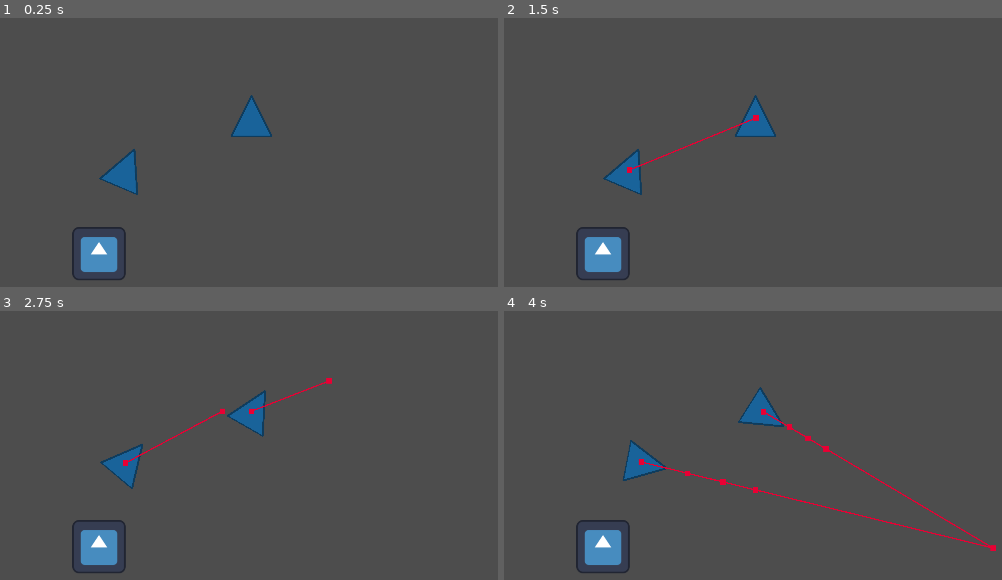
Above: before the commit, frames 1-4 (two rows, left to right).
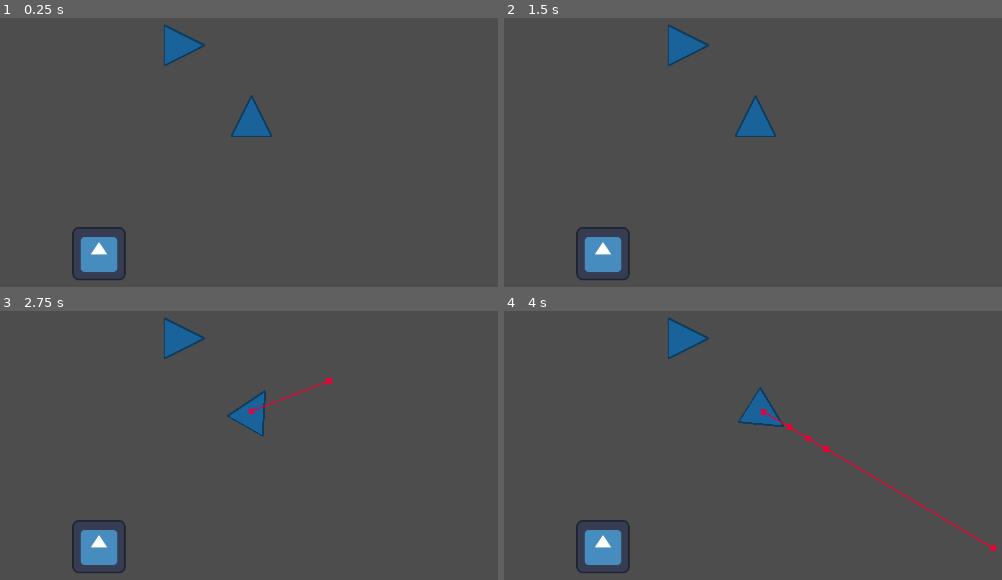
Above: after the commit, the same moments.

Repository: MendicantNinja/TheLastFleet
Game: Godot game, scene res://Scenes/GameScenes/CombatMap.tscn
Same seed, same stepped clock (60 frames per second), same inputs: the game is played once before the commit and once after it. The engine's default icon, where the game draws it, is replaced by a stand-in: a white triangle on a blue panel in a dark square.
Inputs (mouse positions are in pixels of both pictures, inside the frame that each line leads up to):
- Up to frame 1 (0.25 s): no input
- Up to frame 2 (1.5 s): tap Enter at 0.5 s; move the mouse to (628, 168) at 0.52 s; click (628, 168) at 0.67 s; tap Space at 1.25 s; move the mouse to (757, 117) at 1.27 s; click (757, 117) at 1.42 s
- Up to frame 3 (2.75 s): tap Enter at 2 s; move the mouse to (328, 380) at 2.02 s; click (328, 380) at 2.17 s
- Up to frame 4 (4 s): move the mouse to (713, 569) at 2.77 s; click (713, 569) at 2.92 s; move the mouse to (992, 547) at 3.52 s; click (992, 547) at 3.67 s

The runs differ from the first frame. In frame 1, 1.4% of the frame differs, in the area x 19-42%, y 2-66%; in frame 2, 1.5%; in frame 3, 1.5%; in frame 4, 1.8%, in the area x 23-98%, y 2-89%.
Error before the commit: Invalid access to property or key 'normal' on a base object of type 'Dictionary'. (res://Scripts/ship.gd:88)

Commit message:
need to code the last step, finding the intermediate pathing

Diff:
--- a/Scenes/GameScenes/CombatMap.tscn
+++ b/Scenes/GameScenes/CombatMap.tscn
@@ -10,11 +10,11 @@
 outlines = Array[PackedVector2Array]([PackedVector2Array(12, -3, 15, 1063, 1892, 1061, 1899, 0)])
 agent_radius = 50.0
 
+[sub_resource type="CircleShape2D" id="CircleShape2D_63ky0"]
+radius = 50.0
+
 [sub_resource type="CircleShape2D" id="CircleShape2D_mwokj"]
 radius = 80.0
-
-[sub_resource type="CircleShape2D" id="CircleShape2D_63ky0"]
-radius = 50.0
 
 [node name="Node2D" type="Node2D"]
 
@@ -46,22 +46,8 @@
 [node name="NavigationRegion2D" type="NavigationRegion2D" parent="."]
 navigation_polygon = SubResource("NavigationPolygon_ooheh")
 
-[node name="MeshInstance2D" type="MeshInstance2D" parent="NavigationRegion2D"]
-
-[node name="TestObstacle" type="StaticBody2D" parent="NavigationRegion2D"]
-position = Vector2(600, 700)
-collision_layer = 2
-collision_mask = 2
-
-[node name="TestSprite" type="Sprite2D" parent="NavigationRegion2D/TestObstacle"]
-texture = ExtResource("3_ousd4")
-
-[node name="CollisionShape2D" type="CollisionShape2D" parent="NavigationRegion2D/TestObstacle"]
-shape = SubResource("CircleShape2D_mwokj")
-
 [node name="PlayerShip" type="RigidBody2D" parent="NavigationRegion2D"]
-position = Vector2(664, 499)
-rotation = -1.16937
+position = Vector2(800, 200)
 collision_mask = 6
 input_pickable = true
 gravity_scale = 0.0
@@ -132,6 +118,19 @@
 debug_path_custom_point_size = 13.0
 debug_path_custom_line_width = 3.0
 
+[node name="MeshInstance2D" type="MeshInstance2D" parent="NavigationRegion2D"]
+
+[node name="TestObstacle" type="StaticBody2D" parent="NavigationRegion2D"]
+position = Vector2(600, 700)
+collision_layer = 2
+collision_mask = 2
+
+[node name="TestSprite" type="Sprite2D" parent="NavigationRegion2D/TestObstacle"]
+texture = ExtResource("3_ousd4")
+
+[node name="CollisionShape2D" type="CollisionShape2D" parent="NavigationRegion2D/TestObstacle"]
+shape = SubResource("CircleShape2D_mwokj")
+
 [connection signal="input_event" from="NavigationRegion2D/PlayerShip" to="NavigationRegion2D/PlayerShip" method="_on_input_event"]
 [connection signal="velocity_computed" from="NavigationRegion2D/PlayerShip/ShipNavigationAgent" to="NavigationRegion2D/PlayerShip" method="_on_ShipNavigationAgent_velocity_computed"]
 [connection signal="input_event" from="NavigationRegion2D/PlayerShip2" to="NavigationRegion2D/PlayerShip2" method="_on_input_event"]
--- a/Scripts/ship.gd
+++ b/Scripts/ship.gd
@@ -75,32 +75,36 @@
 			query = PhysicsRayQueryParameters2D.create(target_position, collider_center, 1, [self])
 			query_for_target = space_state.intersect_ray(query)
 
+	var sweep_end_vector: Vector2 = Vector2.ZERO
+	var sweep_start_vector: Vector2 = Vector2.ZERO
+	if not query_for_ship.is_empty():
+		# flip the direction of the raycast normal to make it face the collider
+		var target_direction: Vector2 = -1*query_for_target["normal"]
 
-	var valid_paths: Array = []
-	if not query_for_ship.is_empty():
+		# get the starting vectors needed for a clockwise sweep
+		sweep_end_vector = target_direction.rotated(PI/4)
+		sweep_start_vector = target_direction.rotated(-PI/4)
+
+		# find the distance from the target position to the intersection and
+		# add the nav agent radius for good measure
 		var collider_instance: Node = instance_from_id(query_for_ship["collider_id"])
 		var collider_navagent: NavigationAgent2D = collider_instance.find_child("ShipNavigationAgent")
 		if collider_navagent == null:
 			return
 		var navagent_radius: int = collider_navagent.radius
+		var intersection_position: Vector2 = query_for_ship["position"]
+		var sweep_radius: float = target_position.distance_to(intersection_position) + navagent_radius * 2
 
-		# flips the normal to face to make it face the collider
-		var target_direction: Vector2 = -1*query_for_target["normal"]
-		# get the starting vector needed for a clockwise sweep in 15 degree increments
-		var sweep_start_vector: Vector2 = target_direction.rotated(-PI/4)
-		# get where the intersection occurs on the other side of the radius
-		var intersection_position: Vector2 = query_for_ship["position"]
-		# find the distance from the target_position to the intersection and add the nav agent radius for good measure
-		# in theory this is supposed to be a flat constant "hypotenuse" but theres one more step im forgetting
-		var sweep_radius: float = target_position.distance_to(intersection_position) + navagent_radius
-		print(target_position)
-		print(rad_to_deg(target_direction.angle()))
-		print(rad_to_deg(sweep_start_vector.angle()))
-		print(sweep_start_vector)
-		# we have to adjust sweep_start_vector but im fucking up where the X needs to land, I think the Y is fine
-		sweep_start_vector = Vector2(sweep_start_vector.x * sweep_radius, sweep_start_vector.y * sweep_radius)
-		print(sweep_start_vector)
-		print(sweep_start_vector.rotated(PI/8))
+		# find the vectors required to offset the sweep start and end vectors
+		var offset_start_vector: Vector2 = Vector2(sweep_start_vector.x * sweep_radius, sweep_start_vector.y * sweep_radius)
+		var offset_end_vector: Vector2 = Vector2(sweep_end_vector.x * sweep_radius, sweep_end_vector.y * sweep_radius)
+		sweep_start_vector = Vector2(target_position.x + offset_start_vector.x, target_position.y + offset_start_vector.y)
+		sweep_end_vector = Vector2(target_position.x + offset_end_vector.x, target_position.y + offset_end_vector.y)
+
+	# cast the rays, set the intermediate path, do the do, get the heck out
+	var valid_paths: Array = []
+	if sweep_start_vector != Vector2.ZERO and sweep_end_vector != Vector2.ZERO:
+
 		pass
 
 	if intermediate_pathing == false and not query_for_target.is_empty() and not ShipNavigationAgent.is_navigation_finished():
